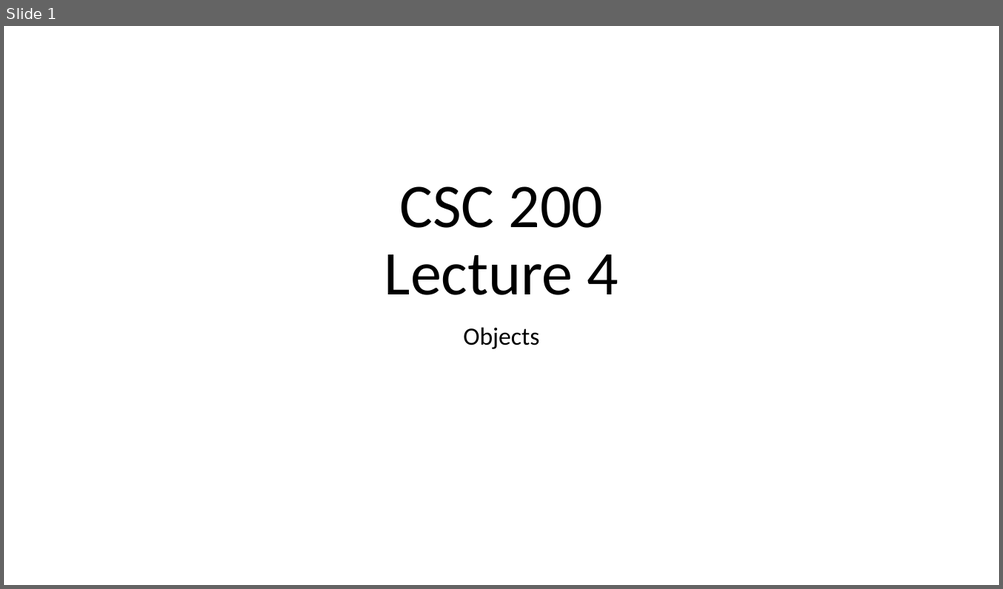
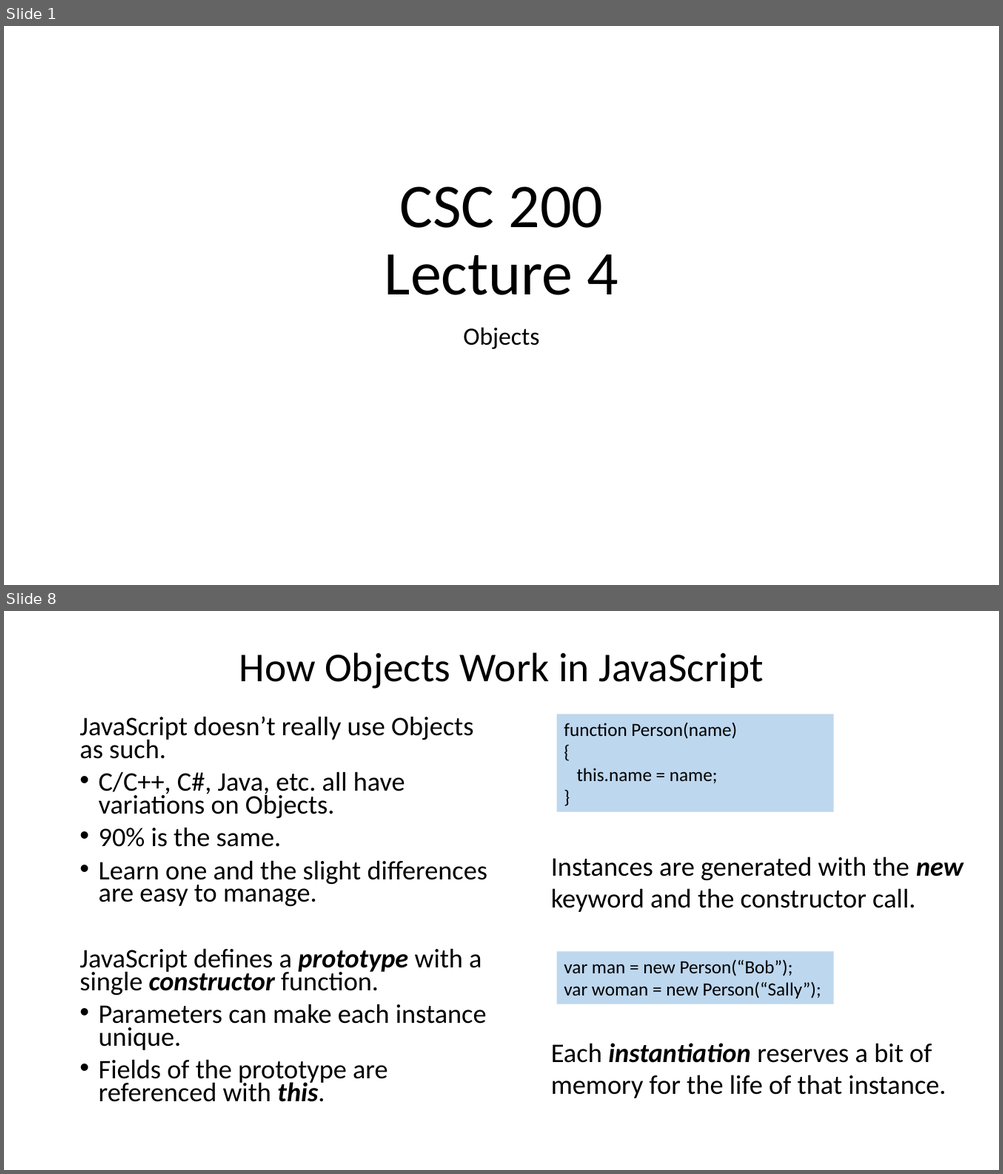
Before and after one commit to bsdillon/cs200_Spring2020, a slide deck: Lecture/Lect4-Objects.pptx. Shown one above the other, each under a label of ours: slide 1 before the commit, slides 1 and 8 after it; the slides between them are not shown. The pictures are 1003x589 and 1003x1174 pixels, drawn with LibreOffice and Linux fonts; fonts in the diff are those of the drawing. Boxes give left, top, right and bottom in pixels: in the first picture for what was removed or moved away, otherwise in the second. Text is boxed around its words. In the diff, an @@ line names an element or a change of style, - is before the commit and + after.

```diff
--- a/Lecture/Lect4-Objects.pptx
+++ b/Lecture/Lect4-Objects.pptx
@@ slide 8 added at <box>4,611,999,1170</box>, background #FFFFFF @@
@@ title added at <box>239,652,762,689</box>, 39.6 pt, text #000000 @@
+How Objects Work in JavaScript
@@ text added at <box>79,716,487,1102</box>, 25.9 pt, text #000000 @@
+JavaScript doesn’t really use Objects as such.
+• C/C++, C#, Java, etc. all have variations on Objects.
+• 90% is the same.
+• Learn one and the slight differences are easy to manage.
+JavaScript defines a prototype with a single constructor function.
+• Parameters can make each instance unique.
+• Fields of the prototype are referenced with this.
@@ rectangle added at <box>557,714,834,812</box>, fill #BDD7EE, 18 pt, text #000000 @@
+function Person(name)
+{
+this.name = name;
+}
@@ text added at <box>551,857,963,912</box>, 26 pt, text #000000 @@
+Instances are generated with the new keyword and the constructor call.
@@ rectangle added at <box>557,952,834,1005</box>, fill #BDD7EE, 18 pt, text #000000 @@
+var man = new Person(“Bob”);
+var woman = new Person(“Sally”);
@@ text added at <box>551,1043,945,1099</box>, 26 pt, text #000000 @@
+Each instantiation reserves a bit of memory for the life of that instance.
```
Also in this commit, not shown: 11 other slides added, 1 slide removed.
